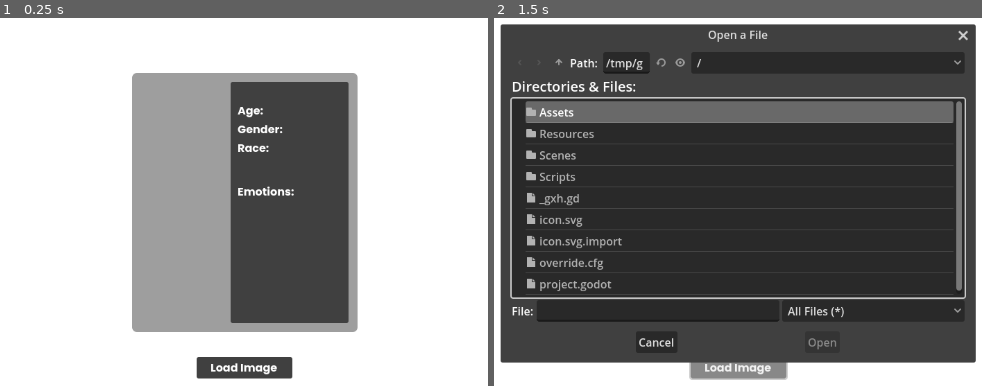
Above: before the commit, frames 1-2 (left to right).
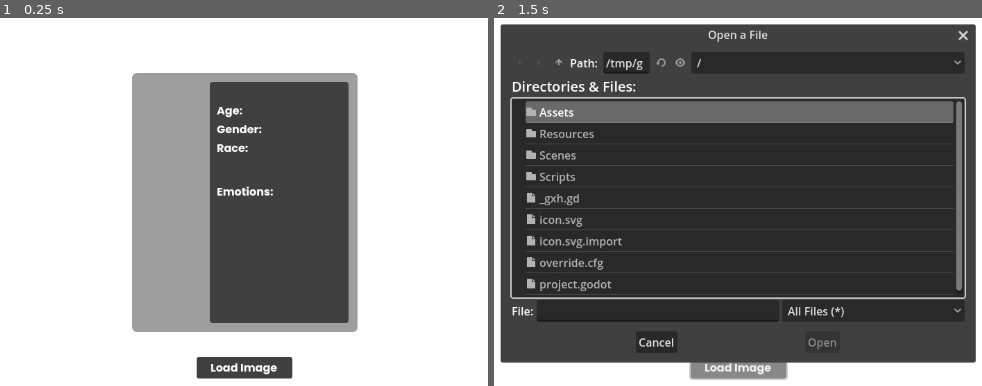
Above: after the commit, the same moments.

Repository: KamandShayegan/moodtracker-deepface
Game: Godot game, scene res://Scenes/main.tscn
Two runs of this game, one before a commit and one after it. Both use one fixed random seed, a clock stepped at 60 frames per second and the inputs below.
Inputs:
- Up to frame 1 (0.25 s): no input
- Up to frame 2 (1.5 s): tap Enter at 0.5 s; click "Load Image" at 1.25 s

The runs differ from the first frame. In frame 1, 3.3% of the frame differs, in the area x 43-72%, y 17-83%; in frame 2, nothing differs.

Commit message:
Little stlying changes

Diff:
--- a/new-game-project/Scenes/main.tscn
+++ b/new-game-project/Scenes/main.tscn
@@ -15,10 +15,10 @@
 
 [sub_resource type="StyleBoxFlat" id="StyleBoxFlat_le7wl"]
 bg_color = Color(0.252028, 0.252028, 0.252028, 1)
-corner_radius_top_left = 3
-corner_radius_top_right = 3
-corner_radius_bottom_right = 3
-corner_radius_bottom_left = 3
+corner_radius_top_left = 4
+corner_radius_top_right = 4
+corner_radius_bottom_right = 4
+corner_radius_bottom_left = 4
 
 [sub_resource type="StyleBoxFlat" id="StyleBoxFlat_la1p0"]
 bg_color = Color(0.733333, 0, 0.239216, 0)
@@ -135,7 +135,7 @@
 theme_override_styles/panel = SubResource("StyleBoxFlat_le7wl")
 
 [node name="MarginContainer" type="MarginContainer" parent="Panel/MarginContainer/HBoxContainer/PanelContainer"]
-custom_minimum_size = Vector2(170, 0)
+custom_minimum_size = Vector2(200, 0)
 layout_mode = 2
 theme_override_constants/margin_left = 10
 theme_override_constants/margin_top = 30
